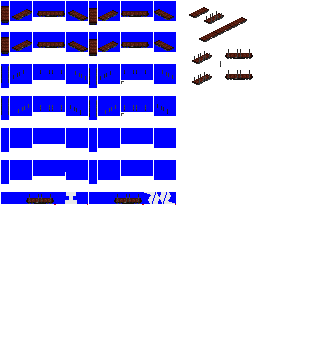
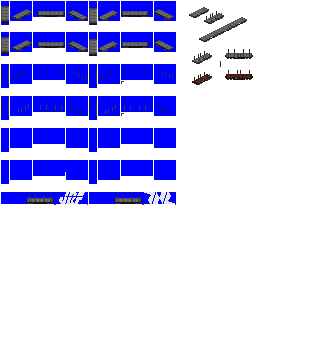
Two versions of the same layered image (w=332, h=361). Layer-by-layer changes:
hid "rungs long" over 1, 61, 199, 115
added layer "rungs long copy" above "chiki 3000 copy" over 1, 61, 199, 204
added layer "chiki 3000 copy" above "chiki 3000" over 1, 6, 252, 204
hid "chiki 3000" over 1, 6, 252, 204
